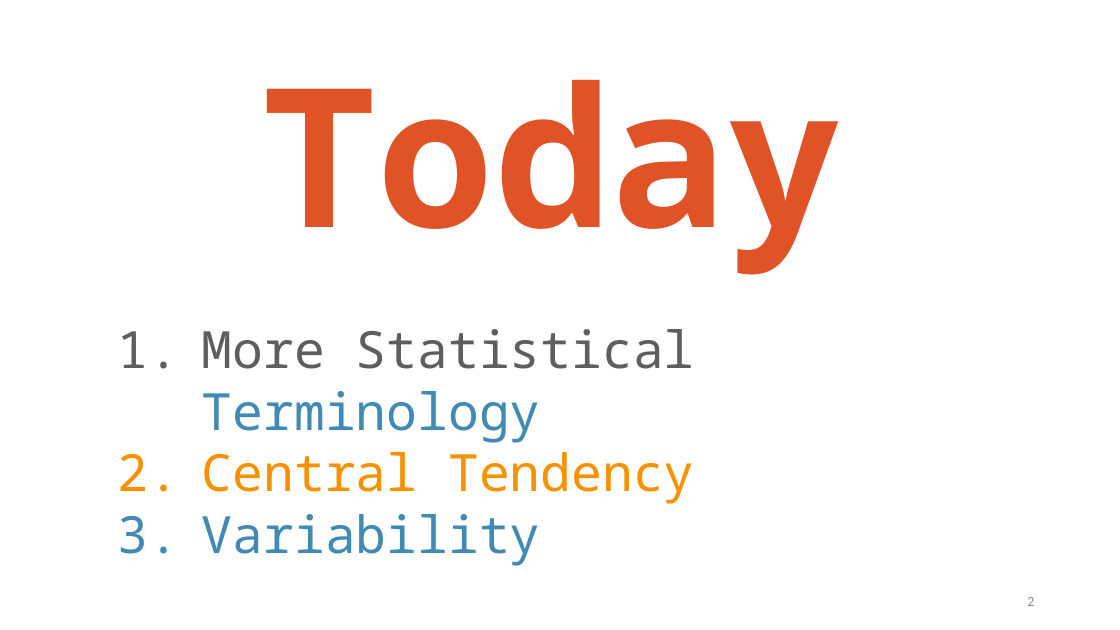
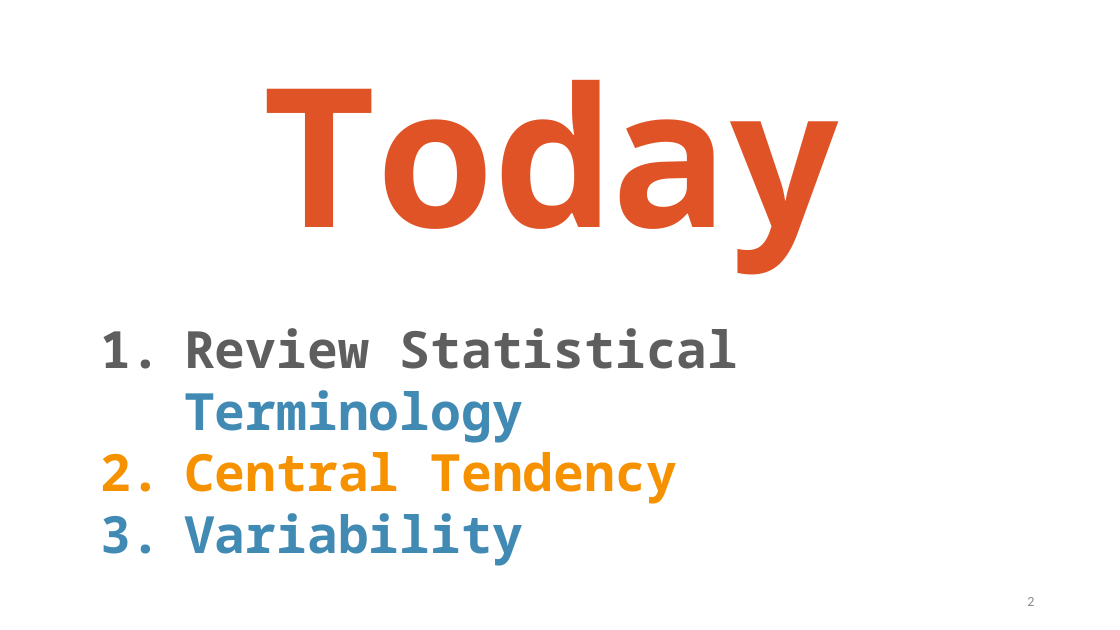
Before and after one commit to TysonStanley/EDU-6050, a slide deck: slide 2 of Slides/03_EDUC_6050_2018.pptx. Drawn at 1120x630 pixels with LibreOffice and Linux fonts; fonts in the diff are those of the drawing. Boxes give left, top, right and bottom in pixels: in the first picture for what was removed or moved away, otherwise in the second. Text is boxed around its words. In the diff, an @@ line names an element or a change of style, - is before the commit and + after.

```diff
--- a/Slides/03_EDUC_6050_2018.pptx
+++ b/Slides/03_EDUC_6050_2018.pptx
@@ text "Review Statistical Terminology": place and size @@
-text "Review Statistical Terminology" at [202,329,695,566]
+text "Review Statistical Terminology" at [184,328,739,566]
@@ text at [184,328,739,443]: text changed; bold on @@
-1. More Statistical Terminology
+1. Review Statistical Terminology
@@ text at [184,452,677,566]: bold on in "Central Tendency", "Variability" @@
```
Also in this commit, not shown: 5 other slides changed, 1 slide added, 1 slide removed, 4 other files.
